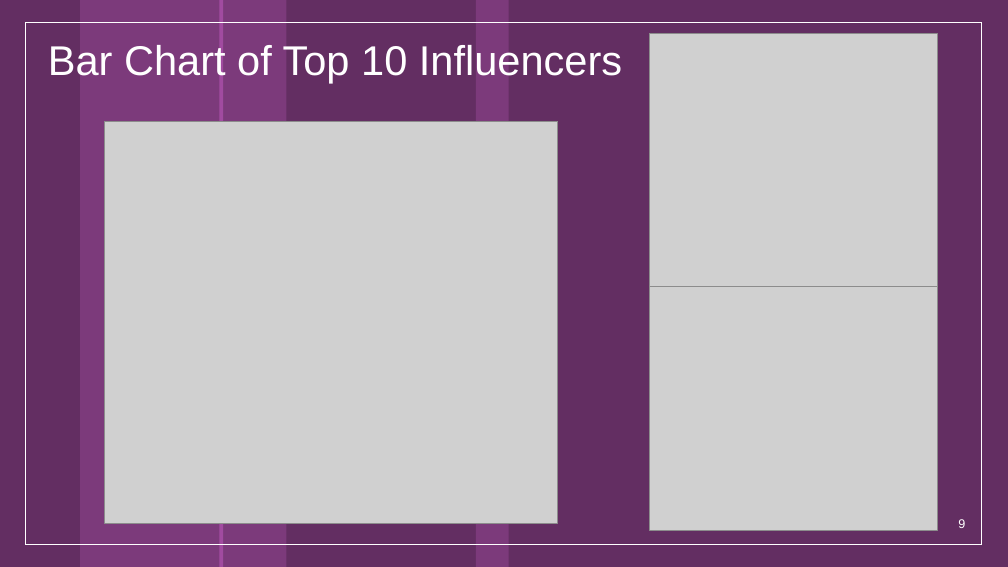
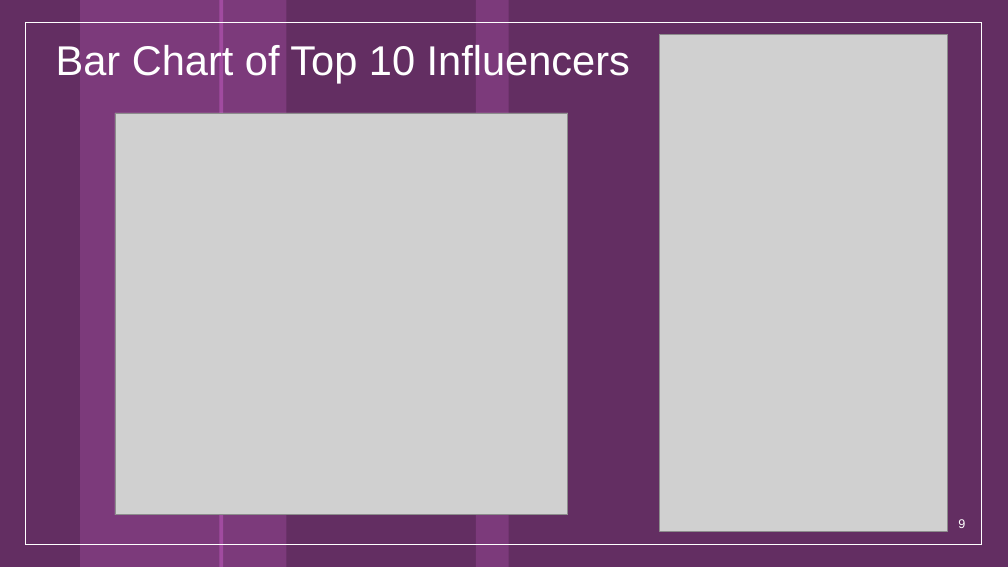
Before and after one commit to ivarunmalhotra/Top-Insta-Influencers-Analysis, a slide deck: slide 9 of TopInstagramAnalysis_ProjectReport.pptx. Drawn at 1008x567 pixels with LibreOffice and Linux fonts; fonts in the diff are those of the drawing; grey boxes stand for pictures; background and template pictures are left out. Boxes give left, top, right and bottom in pixels: in the first picture for what was removed or moved away, otherwise in the second. Text is boxed around its words. In the diff, an @@ line names an element or a change of style, - is before the commit and + after.

Commit message:
Updating README.md and ppt

```diff
--- a/TopInstagramAnalysis_ProjectReport.pptx
+++ b/TopInstagramAnalysis_ProjectReport.pptx
@@ title "Bar Chart of Top 10 ...": place and size @@
-title "Bar Chart of Top 10 ..." at (48, 45, 622, 82)
+title "Bar Chart of Top 10 ..." at (56, 44, 630, 82)
@@ title "Bar Chart of Top 10 ..." at (56, 44, 630, 82): alignment left to centre @@
@@ picture removed at (650, 34, 938, 288) @@
@@ picture added at (660, 34, 948, 531) @@
@@ picture: place and size @@
-picture at (105, 121, 558, 523)
+picture at (115, 113, 568, 515)
@@ picture removed at (650, 286, 938, 531) @@
```
Also in this commit, not shown: 6 other slides changed, 1 other file.
